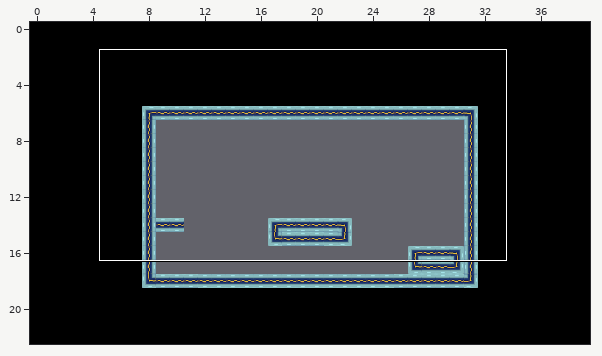
Tiled map: core/assets/level_2-3.tmx. The picture above shows the old version from afar; the outline marks the close-up.
Close-up. As it was:
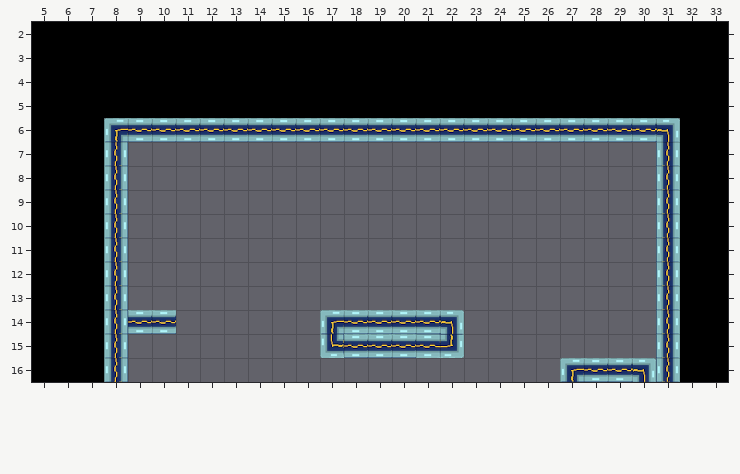
Cells are 32x32 px. Shown: x 5..33, y 2..16.
After the commit:
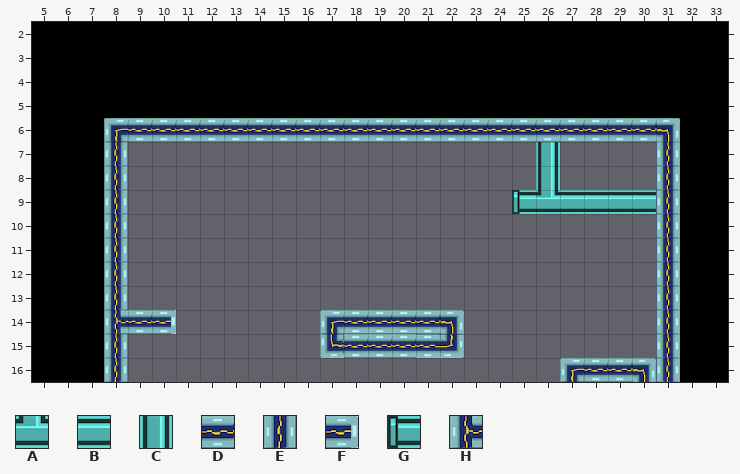
Key: from "tileset": A 66, B 68, C 69, D 97, E 128, F 164, G 166, H 192.
_ is an empty cell, . an unchanged one.
Change:
--- layer "background"
@@ x 25..30 @@
- 7 ._....
- 8 ._....
- 9 ______
+ 7 .C....
+ 8 .C....
+ 9 GABBBB
--- layer "platforms"
@@ x 8..10 @@
-14 E.D
+14 H.F
Where, in picture pixels (left, top, right, bottom), the same in both close-ups:
added: (512, 142, 656, 214)
changed: (105, 310, 128, 334)
changed: (171, 310, 176, 334)
